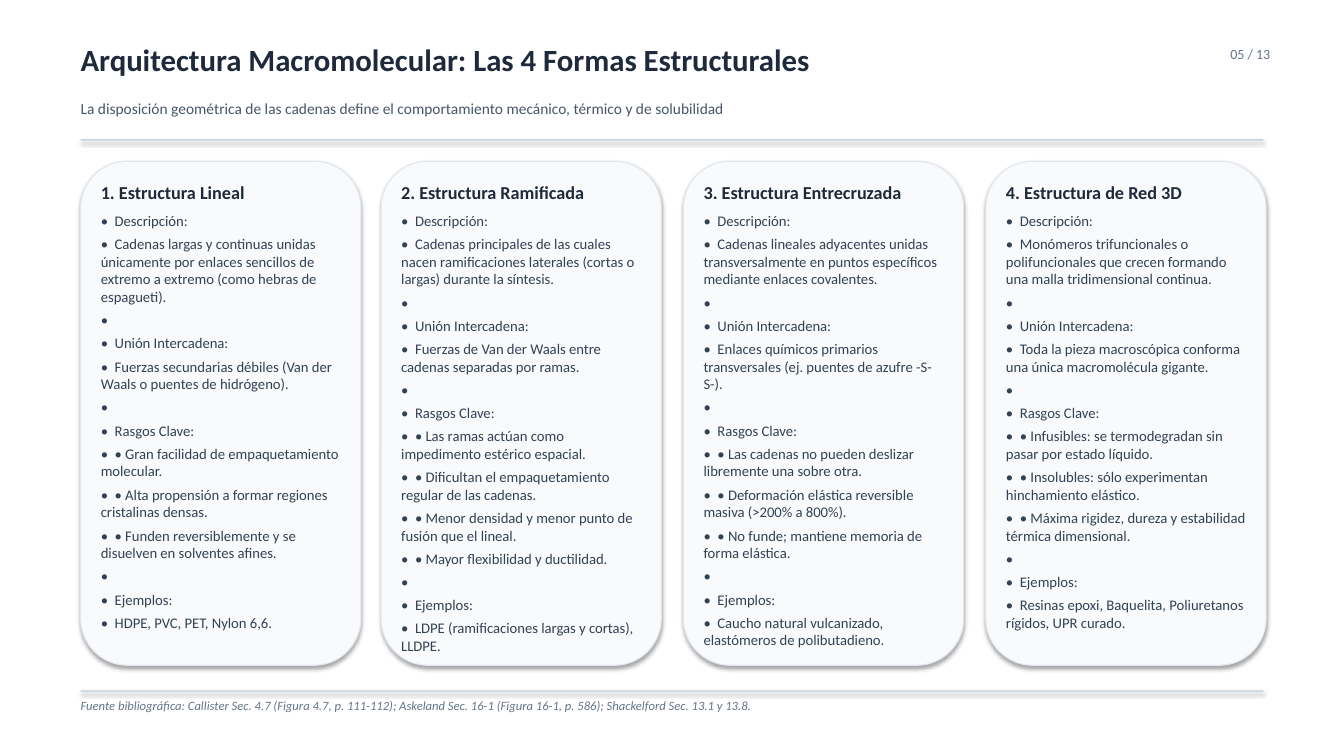
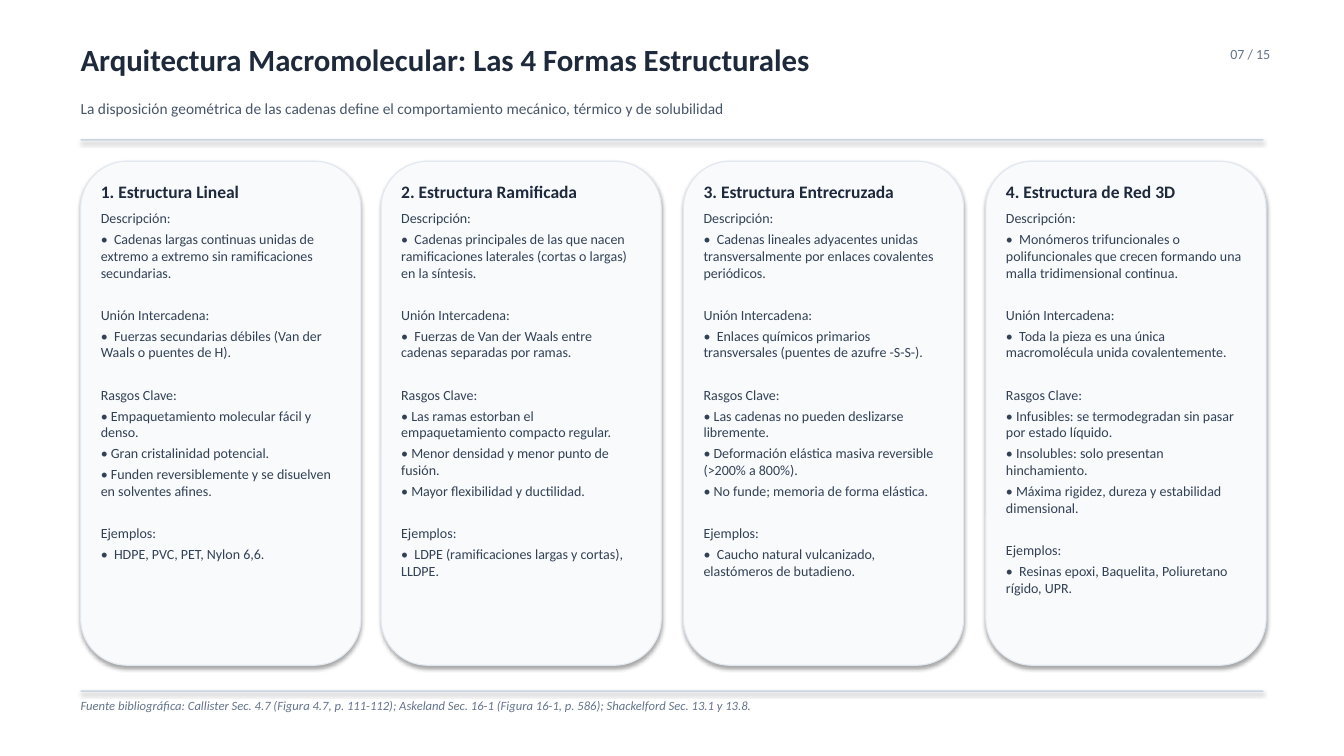
Before and after one commit to AlejandroDiazGaytan/FIM-Polimeros, a slide deck: slide 7 of presentacion_polimeros_procesos_reciclaje.pptx (slide 5 before the commit). Drawn at 1344x756 pixels with LibreOffice and Linux fonts; fonts in the diff are those of the drawing. Boxes give left, top, right and bottom in pixels: in the first picture for what was removed or moved away, otherwise in the second. Text is boxed around its words. In the diff, an @@ line names an element or a change of style, - is before the commit and + after.

```diff
--- a/presentacion_polimeros_procesos_reciclaje.pptx
+++ b/presentacion_polimeros_procesos_reciclaje.pptx
@@ text at (x1=1230, y1=50, x2=1270, y2=59): text changed @@
-05 / 13
+07 / 15
@@ text at (x1=101, y1=185, x2=239, y2=198): size 13 to 12.5 pt in "1. Estructura Lineal"; size 10.5 to 10 pt in "• HDPE, PVC, PET, Nylon 6,6."; less space between paragraphs @@
@@ text at (x1=401, y1=185, x2=623, y2=576): size 13 to 12.5 pt in "2. Estructura Ramificada"; size 10.5 to 10 pt in "• Fuerzas de Van der Waals entre ...", "• LDPE (ramificaciones largas y cortas), LLDPE."; less space between paragraphs @@
@@ text at (x1=704, y1=185, x2=894, y2=198): size 13 to 12.5 pt in "3. Estructura Entrecruzada"; less space between paragraphs @@
@@ text at (x1=1006, y1=185, x2=1241, y2=278): size 13 to 12.5 pt in "4. Estructura de Red 3D"; size 10.5 to 10 pt in "• Monómeros trifuncionales o polifuncionales que crecen ..."; less space between paragraphs @@
@@ text at (x1=101, y1=213, x2=331, y2=496): text changed; size 10.5 to 10 pt @@
-• Descripción:
-• Cadenas largas y continuas unidas únicamente por enlaces sencillos de extremo a extremo (como hebras de espagueti).
-•
-• Unión Intercadena:
-• Fuerzas secundarias débiles (Van der Waals o puentes de hidrógeno).
-•
-• Rasgos Clave:
-• • Gran facilidad de empaquetamiento molecular.
-• • Alta propensión a formar regiones cristalinas densas.
-• • Funden reversiblemente y se disuelven en solventes afines.
-•
-• Ejemplos:
+Descripción:
+• Cadenas largas continuas unidas de extremo a extremo sin ramificaciones secundarias.
+Unión Intercadena:
+• Fuerzas secundarias débiles (Van der Waals o puentes de H).
+Rasgos Clave:
+• Empaquetamiento molecular fácil y denso.
+• Gran cristalinidad potencial.
+• Funden reversiblemente y se disuelven en solventes afines.
+Ejemplos:
@@ text at (x1=401, y1=213, x2=627, y2=320): text changed; size 10.5 to 10 pt @@
-• Descripción:
-• Cadenas principales de las cuales nacen ramificaciones laterales (cortas o largas) durante la síntesis.
-•
-• Unión Intercadena:
+Descripción:
+• Cadenas principales de las que nacen ramificaciones laterales (cortas o largas) en la síntesis.
+Unión Intercadena:
@@ text at (x1=704, y1=213, x2=933, y2=576): text changed; size 10.5 to 10 pt @@
-• Descripción:
-• Cadenas lineales adyacentes unidas transversalmente en puntos específicos mediante enlaces covalentes.
-•
-• Unión Intercadena:
-• Enlaces químicos primarios transversales (ej. puentes de azufre -S-S-).
-•
-• Rasgos Clave:
-• • Las cadenas no pueden deslizar libremente una sobre otra.
-• • Deformación elástica reversible masiva (>200% a 800%).
-• • No funde; mantiene memoria de forma elástica.
-•
-• Ejemplos:
-• Caucho natural vulcanizado, elastómeros de polibutadieno.
+Descripción:
+• Cadenas lineales adyacentes unidas transversalmente por enlaces covalentes periódicos.
+Unión Intercadena:
+• Enlaces químicos primarios transversales (puentes de azufre -S-S-).
+Rasgos Clave:
+• Las cadenas no pueden deslizarse libremente.
+• Deformación elástica masiva reversible (>200% a 800%).
+• No funde; memoria de forma elástica.
+Ejemplos:
+• Caucho natural vulcanizado, elastómeros de butadieno.
@@ text at (x1=1006, y1=213, x2=1076, y2=226): text changed; size 10.5 to 10 pt @@
-• Descripción:
+Descripción:
@@ text at (x1=1006, y1=310, x2=1234, y2=596): text changed; size 10.5 to 10 pt @@
-•
-• Unión Intercadena:
-• Toda la pieza macroscópica conforma una única macromolécula gigante.
-•
-• Rasgos Clave:
-• • Infusibles: se termodegradan sin pasar por estado líquido.
-• • Insolubles: sólo experimentan hinchamiento elástico.
-• • Máxima rigidez, dureza y estabilidad térmica dimensional.
-•
-• Ejemplos:
-• Resinas epoxi, Baquelita, Poliuretanos rígidos, UPR curado.
+Unión Intercadena:
+• Toda la pieza es una única macromolécula unida covalentemente.
+Rasgos Clave:
+• Infusibles: se termodegradan sin pasar por estado líquido.
+• Insolubles: solo presentan hinchamiento.
+• Máxima rigidez, dureza y estabilidad dimensional.
+Ejemplos:
+• Resinas epoxi, Baquelita, Poliuretano rígido, UPR.
@@ text at (x1=401, y1=390, x2=611, y2=541): text changed; size 10.5 to 10 pt @@
-•
-• Rasgos Clave:
-• • Las ramas actúan como impedimento estérico espacial.
-• • Dificultan el empaquetamiento regular de las cadenas.
-• • Menor densidad y menor punto de fusión que el lineal.
-• • Mayor flexibilidad y ductilidad.
-•
-• Ejemplos:
+Rasgos Clave:
+• Las ramas estorban el empaquetamiento compacto regular.
+• Menor densidad y menor punto de fusión.
+• Mayor flexibilidad y ductilidad.
+Ejemplos:
```
Also in this commit, not shown: 12 other slides changed, 2 slides added, 3 other files.
